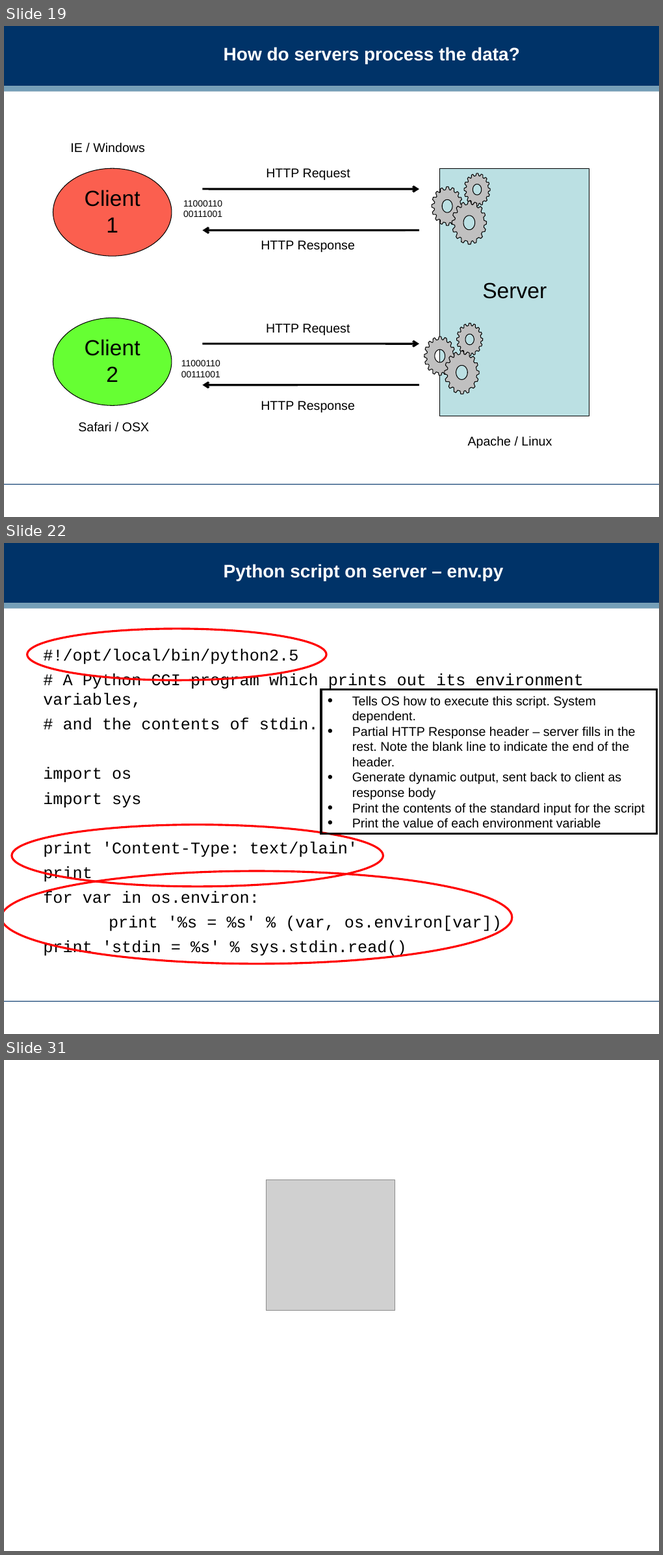
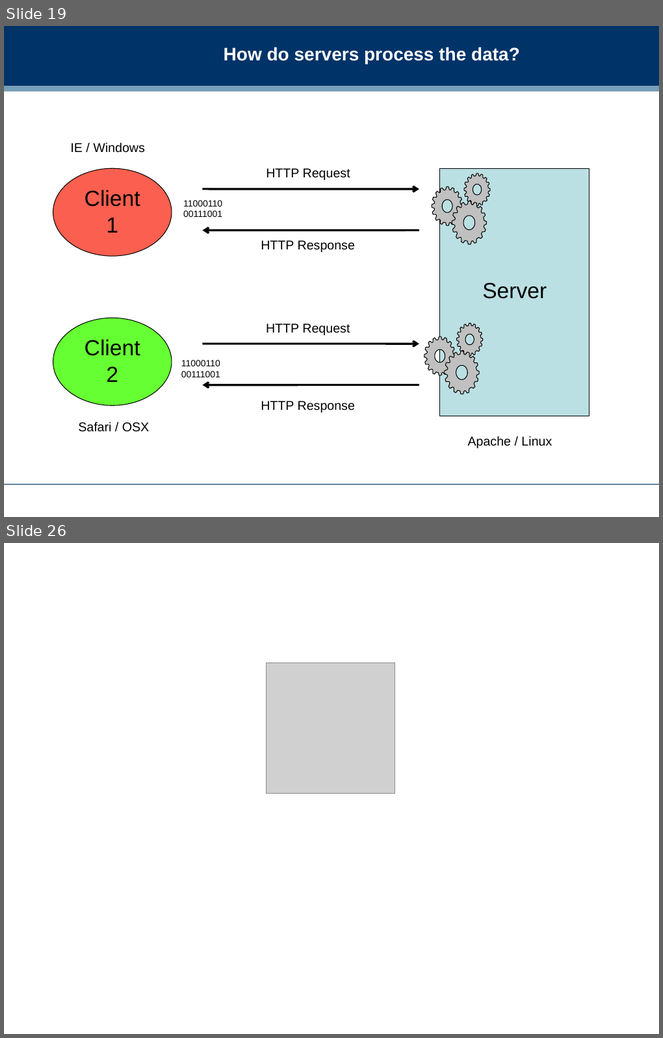
Before and after one commit to dreamind/ix, a slide deck: workshops/infrastructure/infrastructure.ppt. Shown one above the other, each under a label of ours: slides 19, 22 and 31 before the commit, slides 19 and 26 after it; the slides between them are not shown. The pictures are 663x1555 and 663x1038 pixels, drawn with LibreOffice and Linux fonts; fonts in the diff are those of the drawing; grey boxes stand for pictures; background and template pictures are left out. Boxes give left, top, right and bottom in pixels: in the first picture for what was removed or moved away, otherwise in the second. Text is boxed around its words. In the diff, an @@ line names an element or a change of style, - is before the commit and + after.

```diff
--- a/workshops/infrastructure/infrastructure.ppt
+++ b/workshops/infrastructure/infrastructure.ppt
@@ slide 22 removed at box(4, 543, 659, 1034), background #FFFFFF; not listed: 3 template elements that a slide beside it also shows @@
@@ title removed at box(224, 564, 504, 581) @@
-Python script on server – env.py
@@ ellipse removed at box(27, 629, 326, 681) @@
@@ text removed at box(43, 648, 584, 958) @@
-#!/opt/local/bin/python2.5
-# A Python CGI program which prints out its environment variables,
-# and the contents of stdin.
-import os
-import sys
-print 'Content-Type: text/plain'
-print
-for var in os.environ:
-print '%s = %s' % (var, os.environ[var])
-print 'stdin = %s' % sys.stdin.read()
@@ rectangle removed at box(321, 690, 657, 834) @@
-• Tells OS how to execute this script. System dependent.
-• Partial HTTP Response header – server fills in the rest. Note the blank line to indicate the end of the header.
-• Generate dynamic output, sent back to client as response body
-• Print the contents of the standard input for the script
-• Print the value of each environment variable
@@ ellipse removed at box(12, 824, 384, 886) @@
@@ ellipse removed at box(4, 871, 512, 964) @@
@@ what was slide 31 is now slide 26 @@
```
Also in this commit, not shown: 5 slides changed, 5 slides added, 9 other slides removed, 9 other files.
